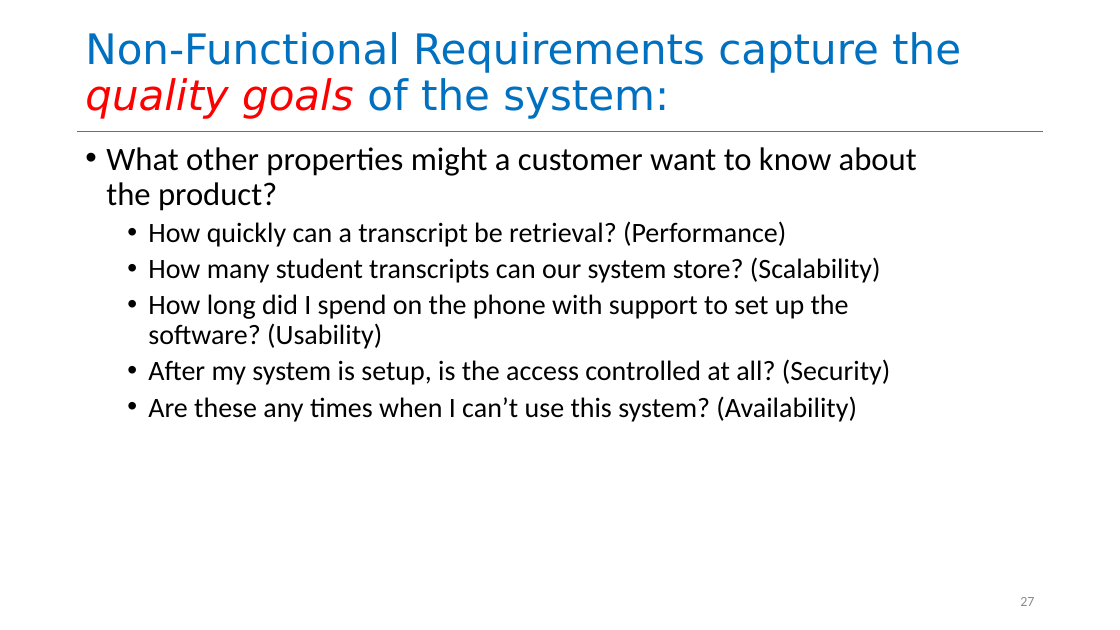
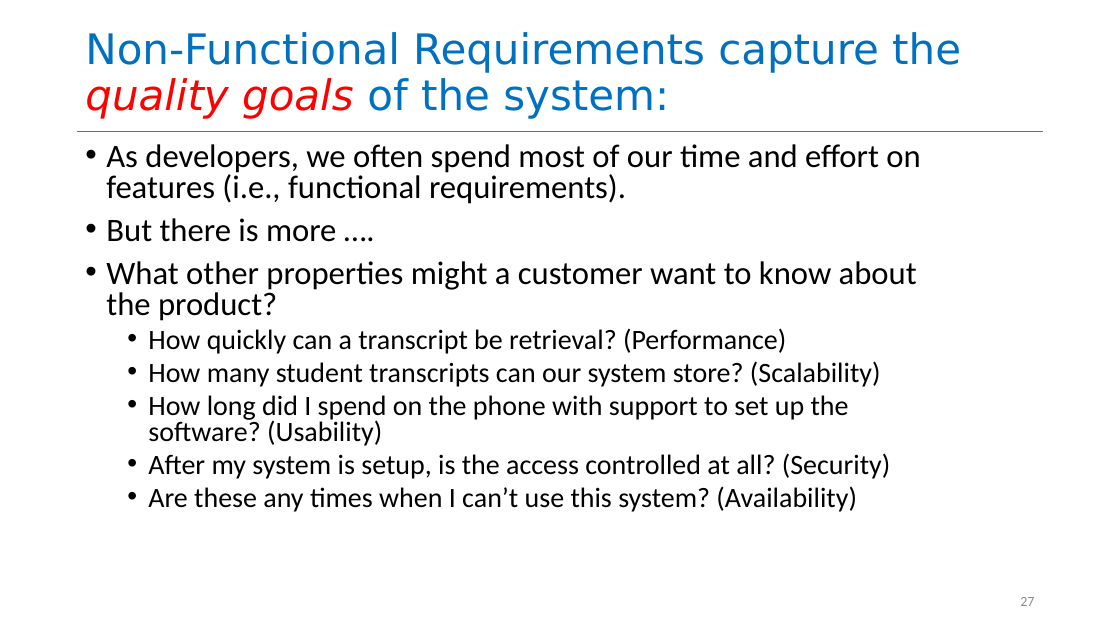
Before and after one commit to yashburshe/CS4530-Fall-2025, a slide deck: slide 27 of Slides/Module 01.2 Requirements Gathering.pptx. Drawn at 1120x630 pixels with LibreOffice and Linux fonts; fonts in the diff are those of the drawing. Boxes give left, top, right and bottom in pixels: in the first picture for what was removed or moved away, otherwise in the second. Text is boxed around its words. In the diff, an @@ line names an element or a change of style, - is before the commit and + after.

```diff
--- a/Slides/Module 01.2 Requirements Gathering.pptx
+++ b/Slides/Module 01.2 Requirements Gathering.pptx
@@ text at [106,144,920,242]: paragraphs added @@
+• As developers, we often spend most of our time and effort on features (i.e., functional requirements).
+• But there is more ….
@@ text at [106,261,917,512]: line spacing 0.9 to 0.8 @@
```
Also in this commit, not shown: 4 other slides changed, 1 other file.
